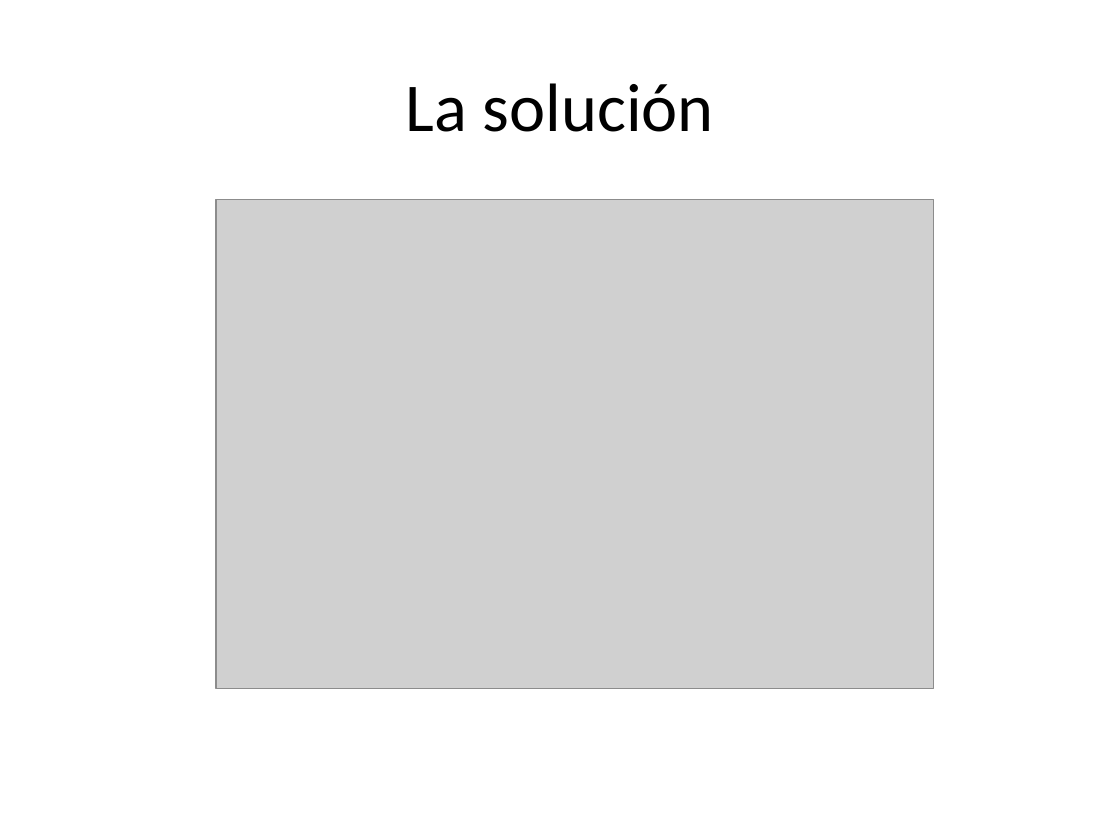
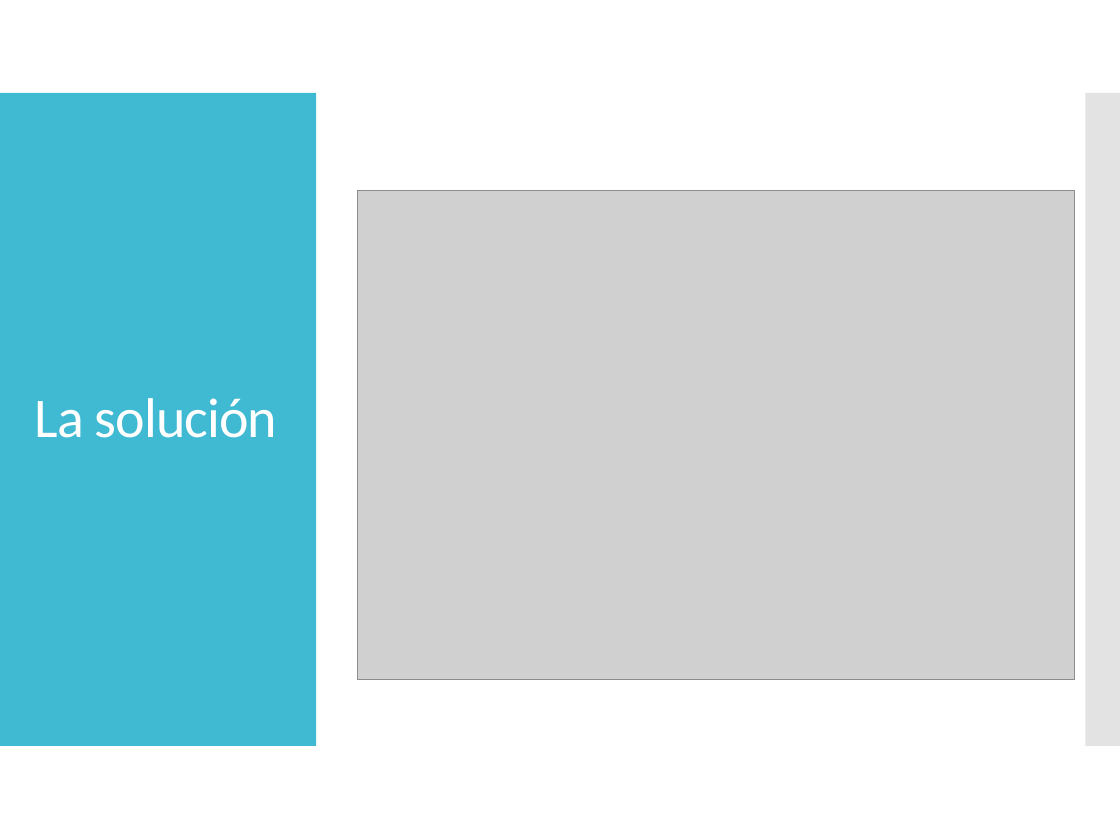
Before and after one commit to dschenkelman/taller-proyectos, a slide deck: slide 5 of Assets/Presentación negocio.pptx. Drawn at 1120x840 pixels with LibreOffice and Linux fonts; fonts in the diff are those of the drawing; grey boxes stand for pictures. Boxes give left, top, right and bottom in pixels: in the first picture for what was removed or moved away, otherwise in the second. Text is boxed around its words. In the diff, an @@ line names an element or a change of style, - is before the commit and + after.

```diff
--- a/Assets/Presentación negocio.pptx
+++ b/Assets/Presentación negocio.pptx
@@ rectangle added at [0,93,316,746], fill #40BAD2 @@
@@ rectangle added at [1085,93,1120,746], fill #C8C8C8 at 50% opacity @@
@@ title "La solución": place and size @@
-title "La solución" at [406,83,714,132]
+title "La solución" at [34,398,278,438]
@@ title "La solución" at [34,398,278,438]: size 44 to 36 pt, text colour #000000 to #FFFFFF, letter spacing 0 to -0.6 pt; alignment centre to left; line spacing 1 to 0.9 @@
@@ picture: place and size @@
-picture at [216,199,934,689]
+picture at [357,190,1075,680]
```
Also in this commit, not shown: 11 other slides changed.
